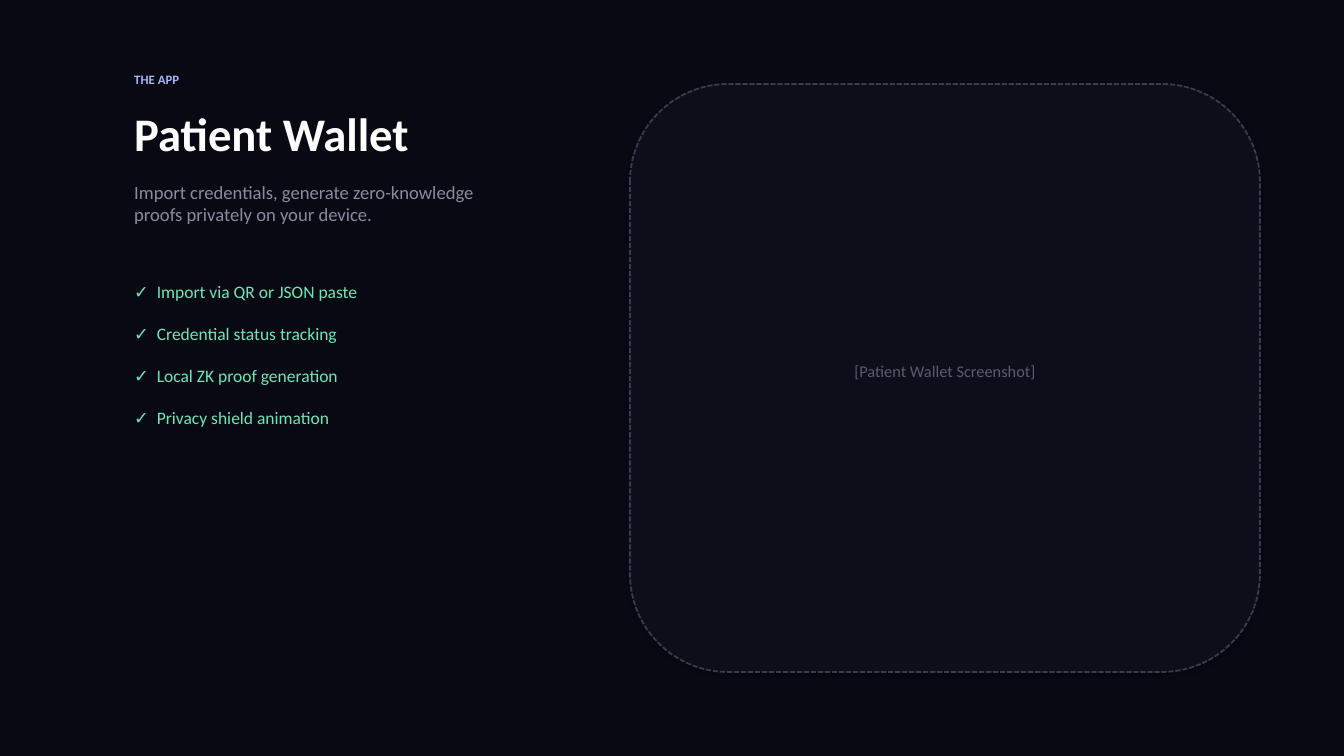
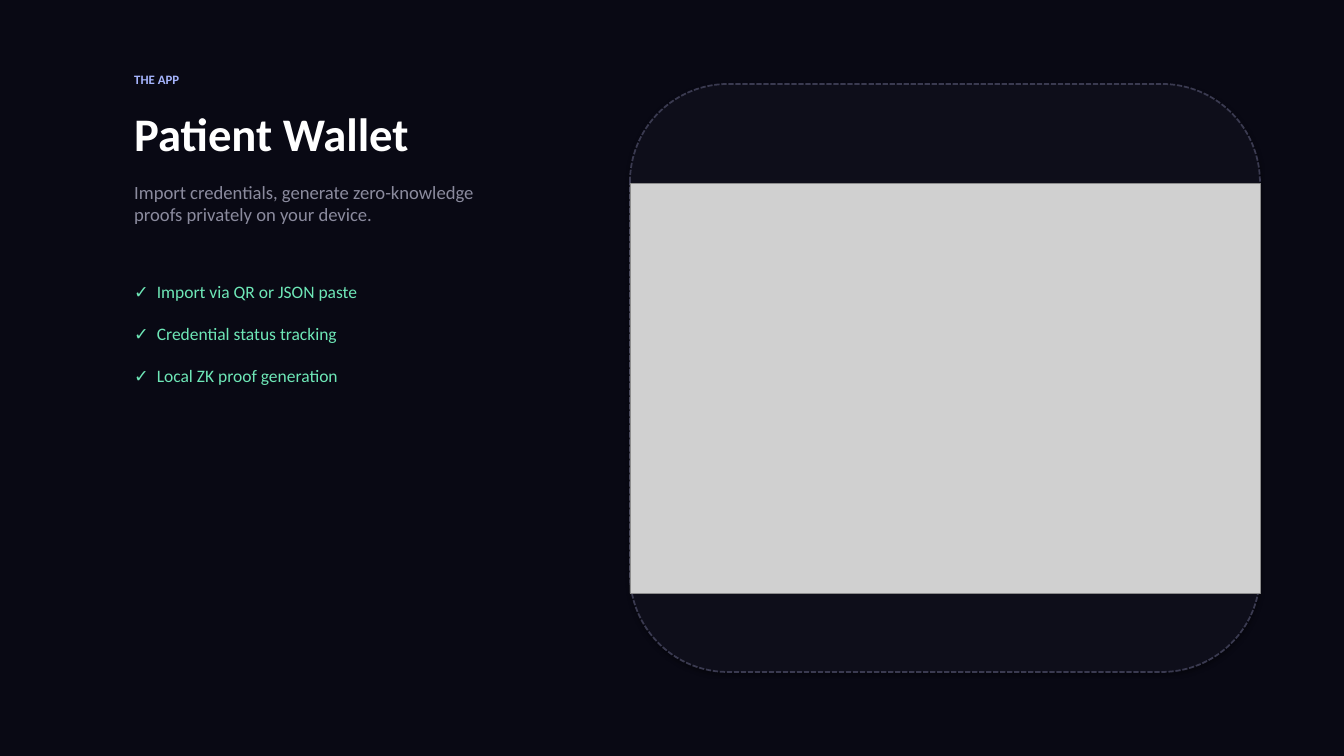
Before and after one commit to 0xNoramiya/nightrx, a slide deck: slide 6 of NightRx-Pitch-Deck.pptx. Drawn at 1344x756 pixels with LibreOffice and Linux fonts; fonts in the diff are those of the drawing; grey boxes stand for pictures. Boxes give left, top, right and bottom in pixels: in the first picture for what was removed or moved away, otherwise in the second. Text is boxed around its words. In the diff, an @@ line names an element or a change of style, - is before the commit and + after.

Commit message:
docs: add app screenshots to pitch deck

```diff
--- a/NightRx-Pitch-Deck.pptx
+++ b/NightRx-Pitch-Deck.pptx
@@ picture added at [630, 183, 1260, 593] @@
@@ text removed at [854, 365, 1036, 379] @@
-[Patient Wallet Screenshot]
@@ text removed at [157, 412, 329, 427] @@
-✓ Privacy shield animation
```
Also in this commit, not shown: 4 other slides changed.
